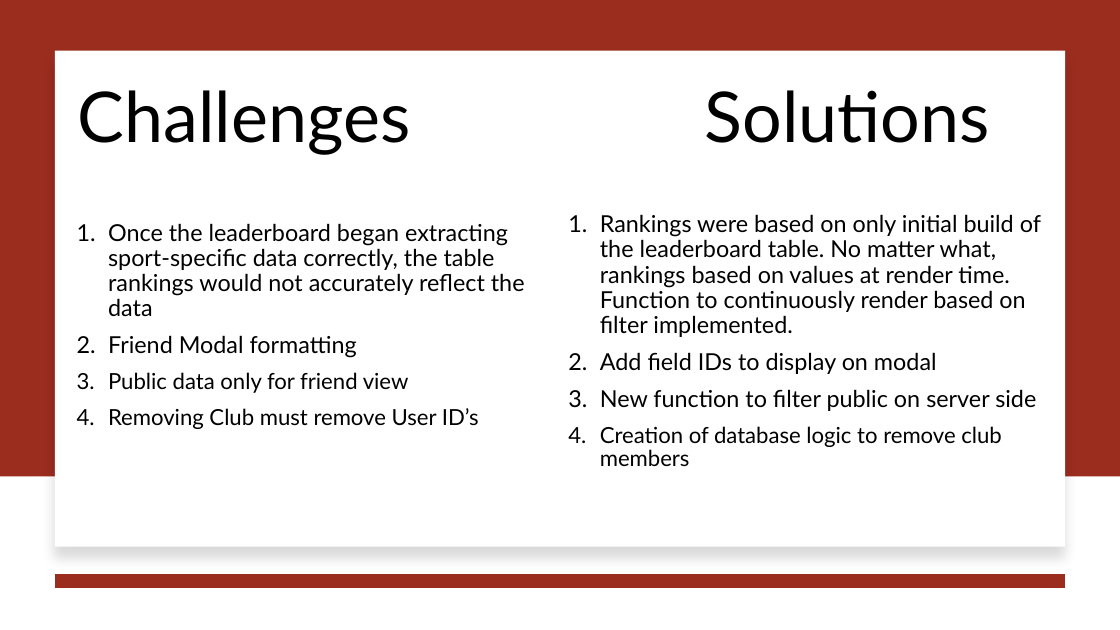
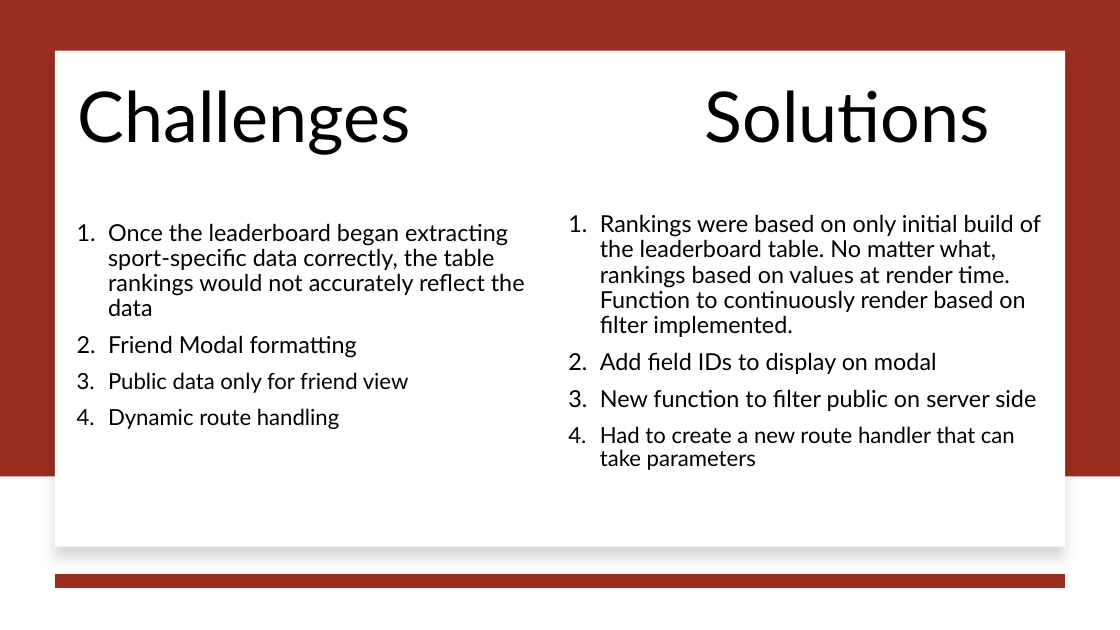
Before and after one commit to jjdeuce06/VulcanActivityTracker, a slide deck: slide 4 of Documentation/Weekly Report/week5/CMSC-4920-Group2-Week5.pptx. Drawn at 1120x630 pixels with LibreOffice and Linux fonts; fonts in the diff are those of the drawing. Boxes give left, top, right and bottom in pixels: in the first picture for what was removed or moved away, otherwise in the second. Text is boxed around its words. In the diff, an @@ line names an element or a change of style, - is before the commit and + after.

Commit message:
added club stuff to report

```diff
--- a/Documentation/Weekly Report/week5/CMSC-4920-Group2-Week5.pptx
+++ b/Documentation/Weekly Report/week5/CMSC-4920-Group2-Week5.pptx
@@ text at box(108, 408, 339, 429): text changed @@
-4. Removing Club must remove User ID’s
+4. Dynamic route handling
@@ text at box(600, 426, 1015, 470): text changed @@
-4. Creation of database logic to remove club members
+4. Had to create a new route handler that can take parameters
```
Also in this commit, not shown: 1 other file.
